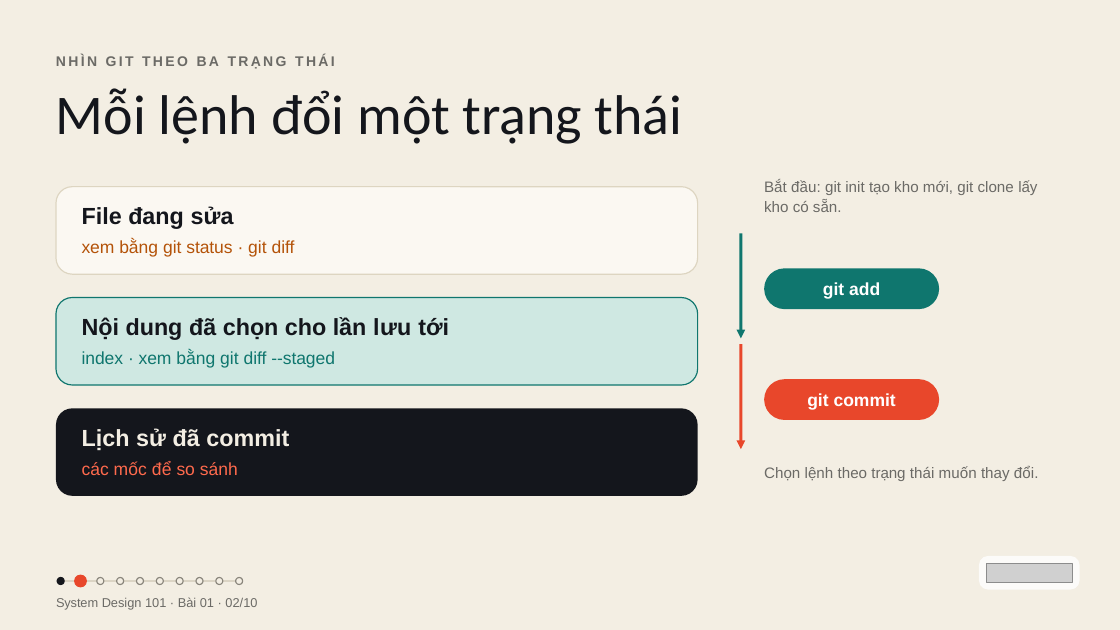
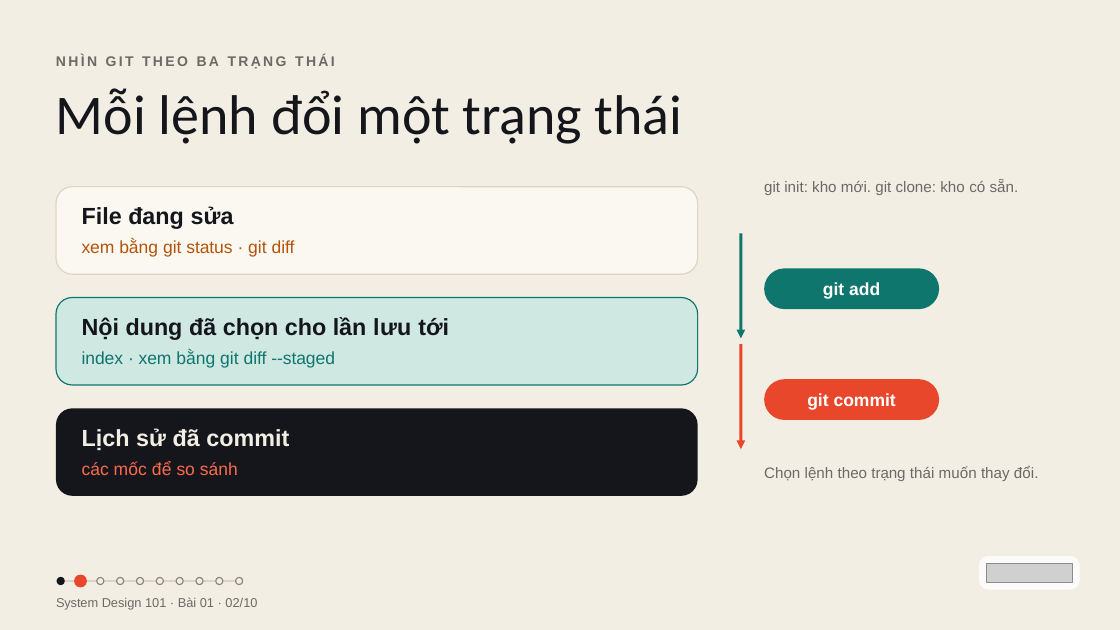
Before and after one commit to vohoailinh90/tool-marketing-studio, a slide deck: slide 2 of system-design-101/vi/lessons/sd-09-001/slides/sd-09-001.pptx. Drawn at 1120x630 pixels with LibreOffice and Linux fonts; fonts in the diff are those of the drawing; grey boxes stand for pictures. Boxes give left, top, right and bottom in pixels: in the first picture for what was removed or moved away, otherwise in the second. Text is boxed around its words. In the diff, an @@ line names an element or a change of style, - is before the commit and + after.

```diff
--- a/system-design-101/vi/lessons/sd-09-001/slides/sd-09-001.pptx
+++ b/system-design-101/vi/lessons/sd-09-001/slides/sd-09-001.pptx
@@ text at [764,181,1019,195]: text changed @@
-Bắt đầu: git init tạo kho mới, git clone lấy kho có sẵn.
+git init: kho mới. git clone: kho có sẵn.
```
Also in this commit, not shown: 2 other slides changed, 4 other files.
